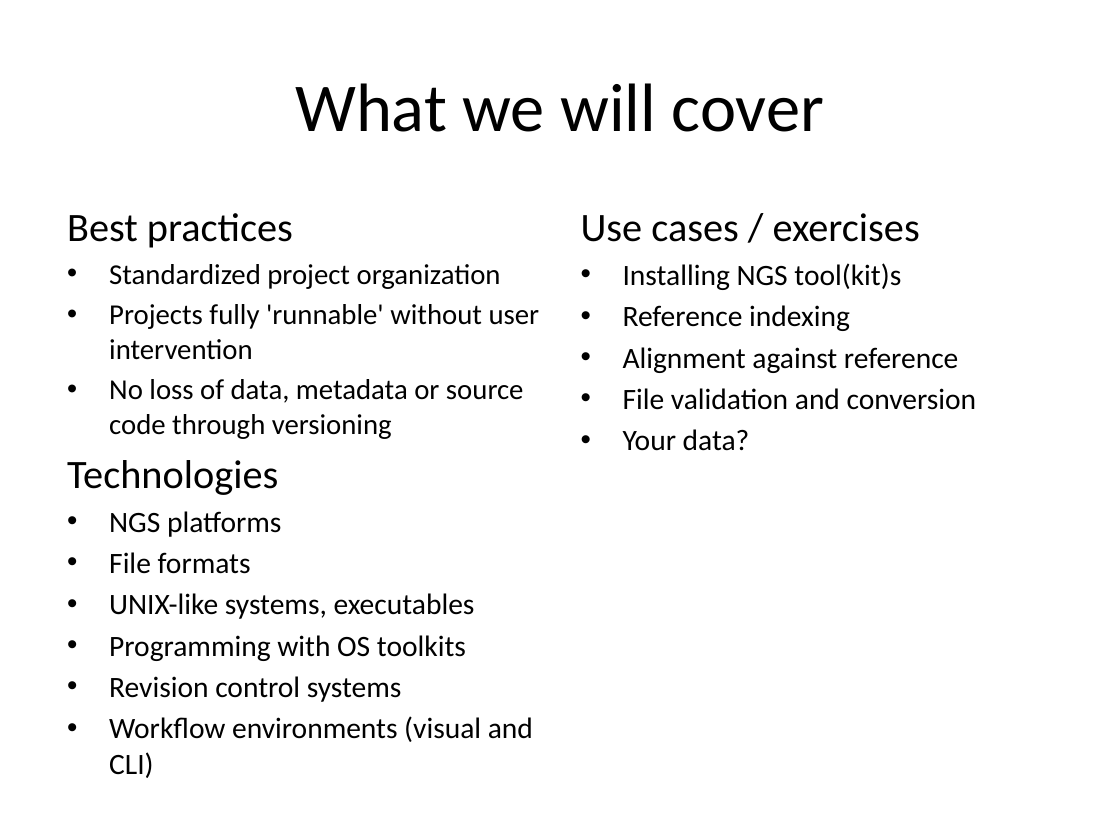
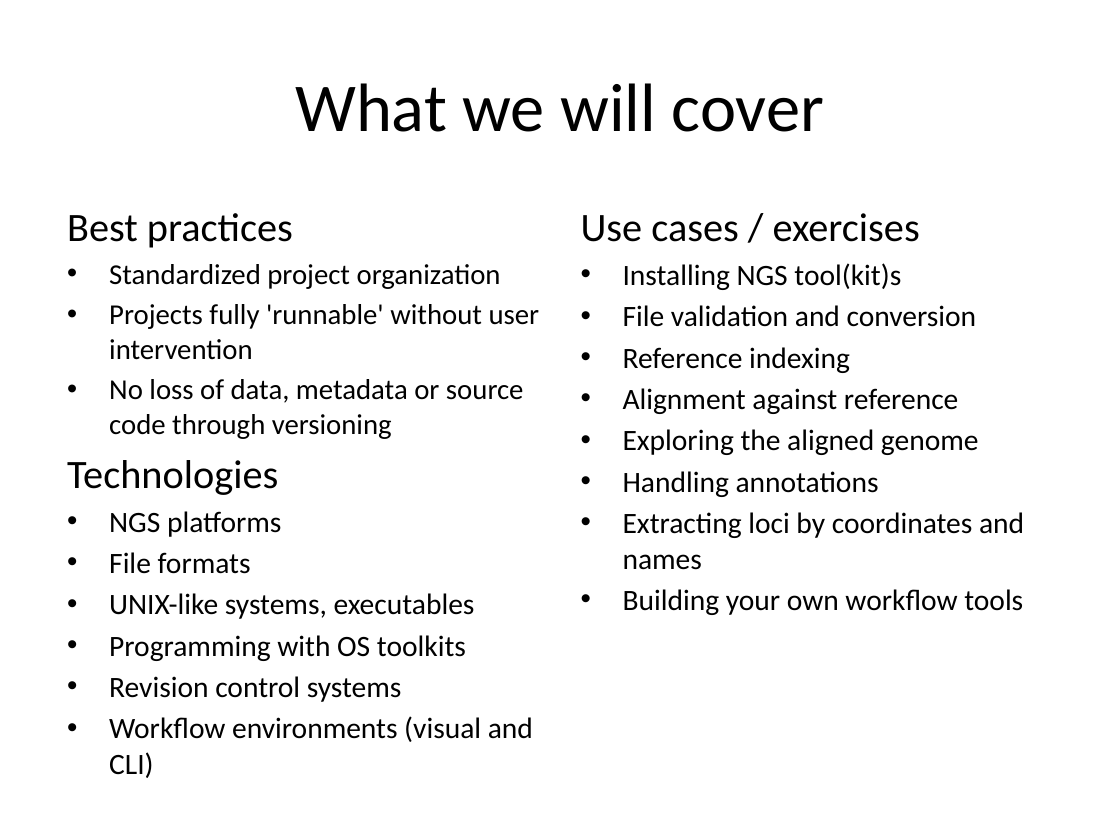
Before and after one commit to naturalis/arangs, a slide deck: slide 15 of doc/slides/day1/session1/NGSplatforms.pptx. Drawn at 1120x840 pixels with LibreOffice and Linux fonts; fonts in the diff are those of the drawing. Boxes give left, top, right and bottom in pixels: in the first picture for what was removed or moved away, otherwise in the second. Text is boxed around its words. In the diff, an @@ line names an element or a change of style, - is before the commit and + after.

```diff
--- a/doc/slides/day1/session1/NGSplatforms.pptx
+++ b/doc/slides/day1/session1/NGSplatforms.pptx
@@ text at (x1=623, y1=305, x2=977, y2=327): paragraph added @@
+• File validation and conversion
@@ text at (x1=623, y1=429, x2=1024, y2=615): text changed @@
-• File validation and conversion
-• Your data?
+• Exploring the aligned genome
+• Handling annotations
+• Extracting loci by coordinates and names
+• Building your own workflow tools
```
Also in this commit, not shown: 3 other slides changed.
